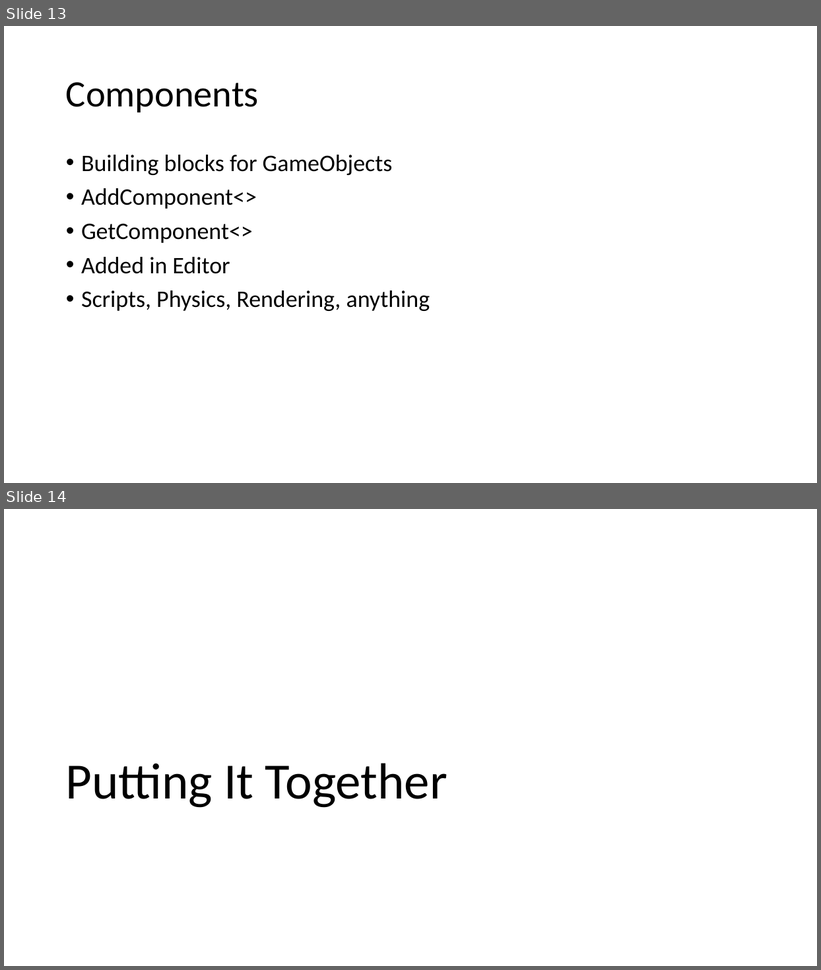
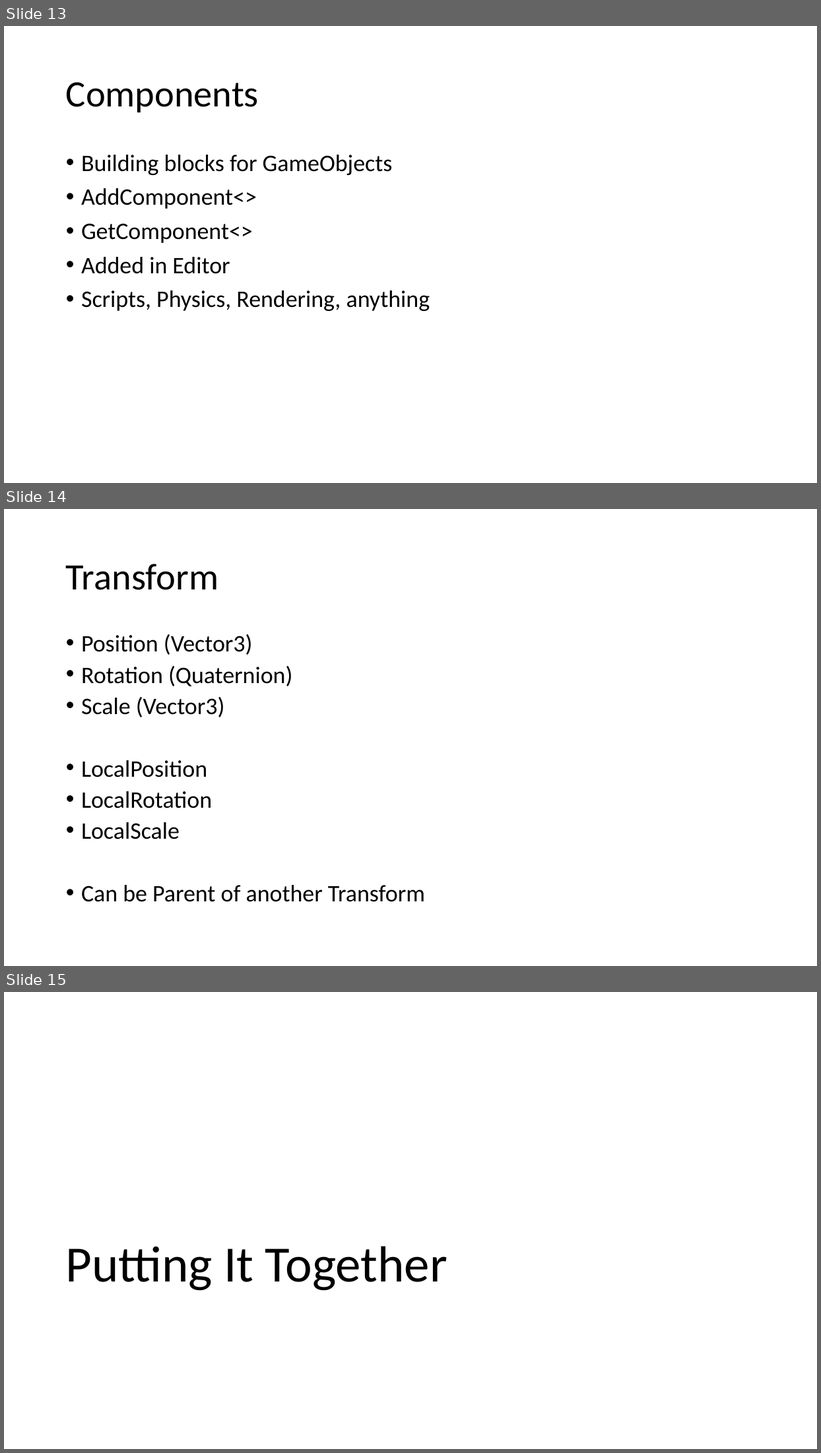
Before and after one commit to quandtm/UnitySTWorkshop, a slide deck: ST_Unity_101_Part1.pptx. Shown one above the other, each under a label of ours: slides 13 and 14 before the commit, slides 13, 14 and 15 after it. The pictures are 821x970 and 821x1453 pixels, drawn with LibreOffice and Linux fonts; fonts in the diff are those of the drawing. Boxes give left, top, right and bottom in pixels: in the first picture for what was removed or moved away, otherwise in the second. Text is boxed around its words. In the diff, an @@ line names an element or a change of style, - is before the commit and + after.

Commit message:
Transform slide

```diff
--- a/ST_Unity_101_Part1.pptx
+++ b/ST_Unity_101_Part1.pptx
@@ slide 14 added at <box>4,509,817,966</box>, background #FFFFFF @@
@@ title added at <box>66,564,218,590</box>, 44 pt, text #000000 @@
+Transform
@@ text added at <box>81,634,425,902</box>, 28 pt, text #000000 @@
+• Position (Vector3)
+• Rotation (Quaternion)
+• Scale (Vector3)
+• LocalPosition
+• LocalRotation
+• LocalScale
+• Can be Parent of another Transform
@@ what was slide 14 is now slide 15 @@
```
Also in this commit, not shown: 1 slide changed, 1 other slide added, 1 slide removed.
